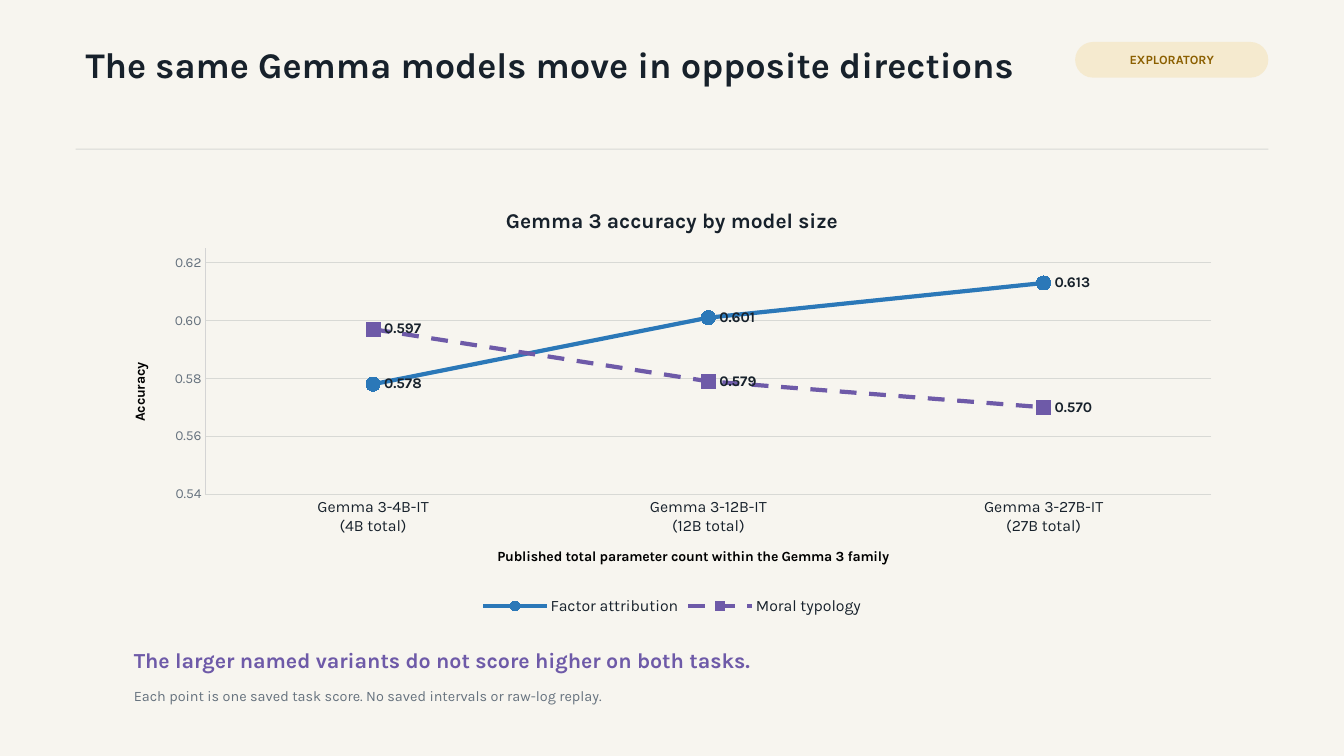
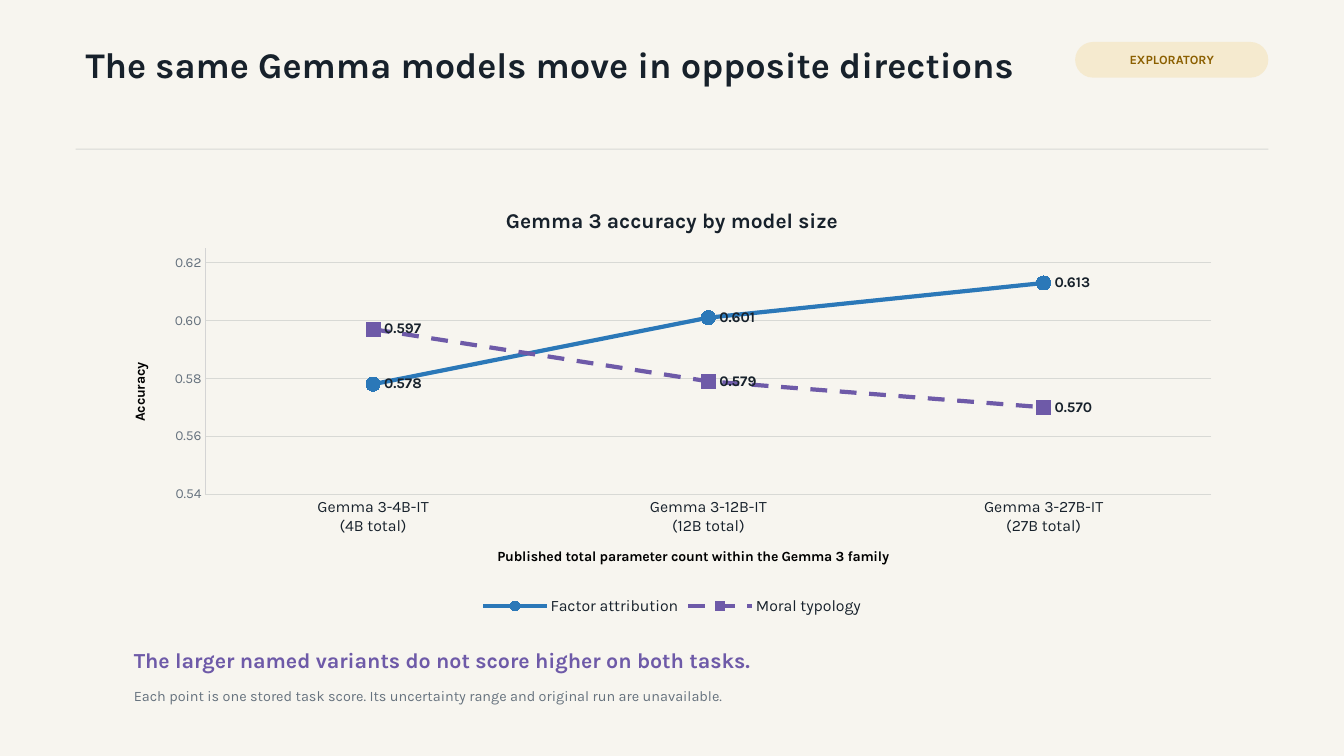
Before and after one commit to hanzhenzhujene/cei-moral-psychology-results-brief, a slide deck: slide 5 of slides/cei-moral-psychology-results-deck.pptx. Drawn at 1344x756 pixels with LibreOffice and Linux fonts; fonts in the diff are those of the drawing. Boxes give left, top, right and bottom in pixels: in the first picture for what was removed or moved away, otherwise in the second. Text is boxed around its words. In the diff, an @@ line names an element or a change of style, - is before the commit and + after.

```diff
--- a/slides/cei-moral-psychology-results-deck.pptx
+++ b/slides/cei-moral-psychology-results-deck.pptx
@@ text at (134, 691, 722, 705): text changed @@
-Each point is one saved task score. No saved intervals or raw-log replay.
+Each point is one stored task score. Its uncertainty range and original run are unavailable.
```
Also in this commit, not shown: 7 other slides changed, 16 other files.
